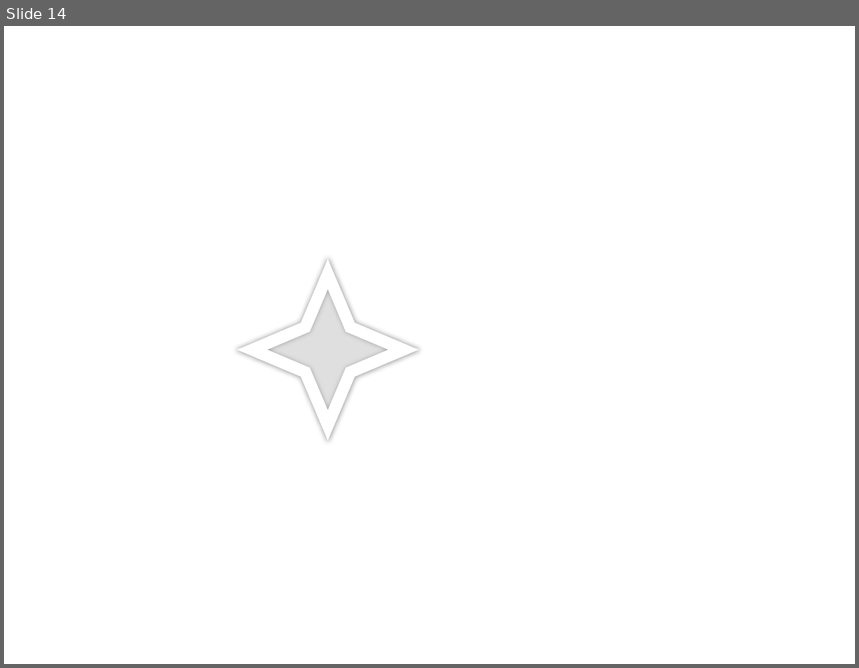
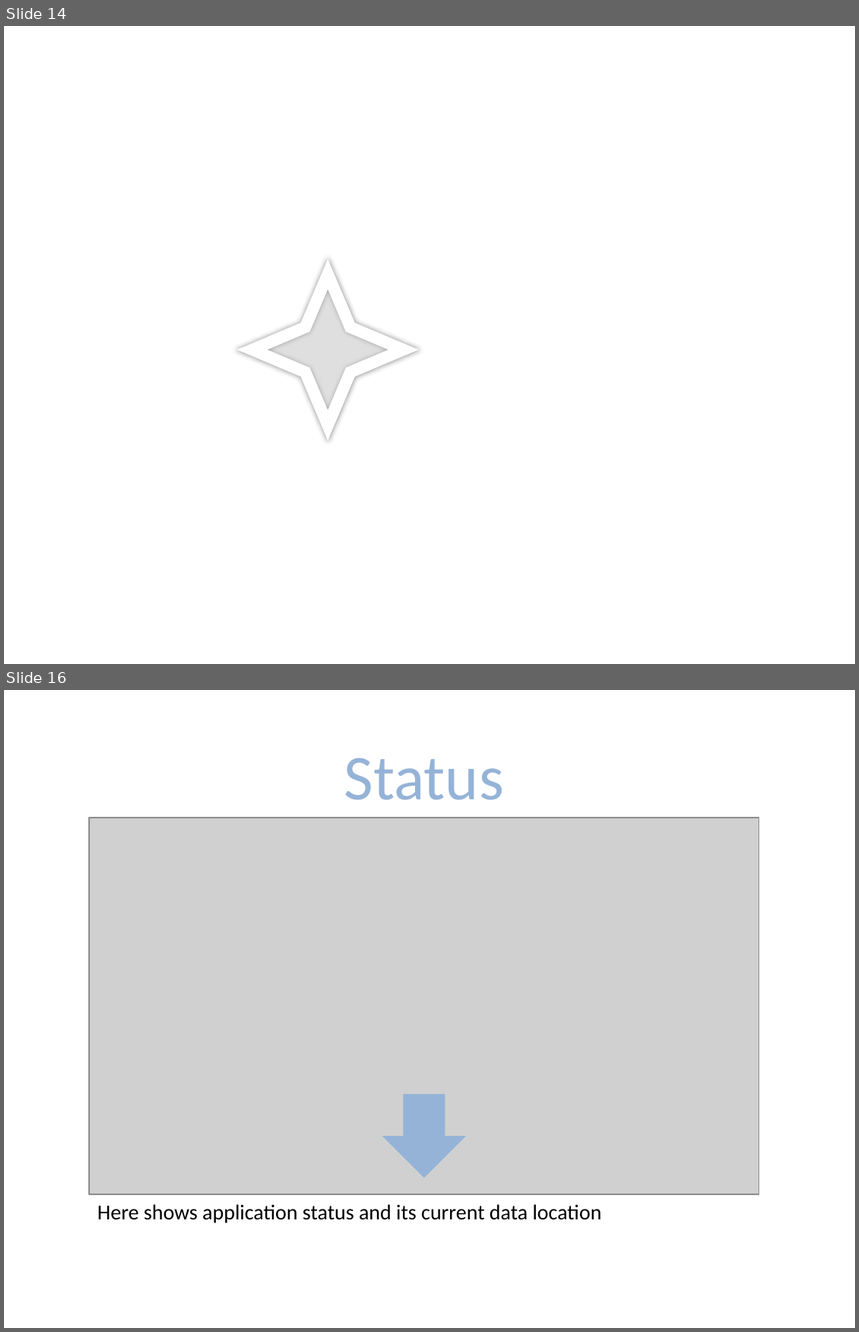
Before and after one commit to jeffryhartanto/addressbook-level4, a slide deck: docs/diagrams/Diagrams.pptx. Shown one above the other, each under a label of ours: slide 14 before the commit, slides 14 and 16 after it; the slides between them are not shown. The pictures are 859x668 and 859x1332 pixels, drawn with LibreOffice and Linux fonts; fonts in the diff are those of the drawing; grey boxes stand for pictures. Boxes give left, top, right and bottom in pixels: in the first picture for what was removed or moved away, otherwise in the second. Text is boxed around its words. In the diff, an @@ line names an element or a change of style, - is before the commit and + after.

```diff
--- a/docs/diagrams/Diagrams.pptx
+++ b/docs/diagrams/Diagrams.pptx
@@ slide 16 added at (4,690,855,1328), background #FFFFFF @@
@@ text added at (344,758,504,800), 54 pt, text #95B3D7 @@
+Status
@@ picture added at (89,818,759,1195) @@
@@ down arrow added at (382,1094,465,1178), fill #95B3D7 @@
@@ text added at (97,1205,602,1224), 18 pt, text #000000 @@
+Here shows application status and its current data location
```
Also in this commit, not shown: 8 other slides added, 8 other files.
